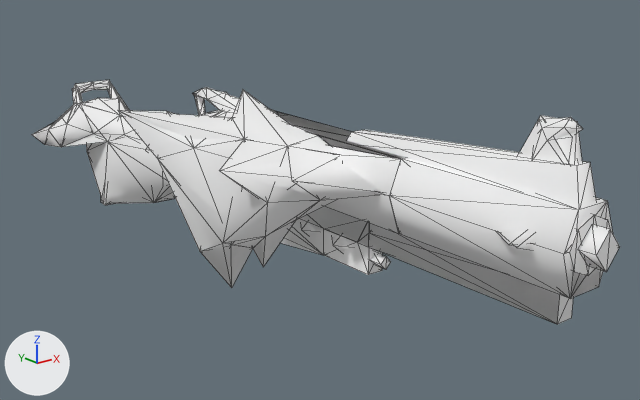
Renders of the glTF model docs/models/weapons/w04/013.glb from each side of a commit.
Camera for both pictures: a 50 mm lens placed at (-1.449, -2.355, 0.48), pointed at (0.099, -0.42, -0.295). Every picture has the same lights, and +X, +Y and +Z are marked at lower left. The first picture is the older version. Mesh edges are drawn as thin lines. Vertices at exactly the same position are counted once.

The older version as bpy lines, for what is in view:
```python
me_group_1 = bpy.data.meshes.new('Group[1]')
me_group_1.from_pydata(...)  # 115 vertices, 160 faces; spans x -0.125..0.125, y -1.441..-0.589, z -0.387..0.116
me_group_1.materials.append(mat_xfb__e_m00_hbg013)  # white #ffffff
me_group_100 = bpy.data.meshes.new('Group[100]')
me_group_100.from_pydata(...)  # 139 vertices, 258 faces; spans x -0.19..0.19, y -0.94..1.04, z -0.55..-0.01
me_group_100.materials.append(mat_xfb__e_m00_hbg013)  # white #ffffff
me_group_2 = bpy.data.meshes.new('Group[2]')
me_group_2.from_pydata(...)  # 38 vertices, 90 faces; spans x -0.471..-0.04, y -0.899..-0.319, z -0.507..0.075
me_group_2.materials.append(mat_xfb__e_m00_hbg013)  # white #ffffff
ob_group_1 = bpy.data.objects.new('Group[1]', me_group_1)
ob_group_1.location = (0.0, 0.0, 0.0)
ob_group_100 = bpy.data.objects.new('Group[100]', me_group_100)
ob_group_100.location = (0.0, 0.0, 0.0)
ob_group_2 = bpy.data.objects.new('Group[2]', me_group_2)
ob_group_2.location = (0.0, 0.0, 0.0)
# also in view: 'Group[0]' at (0.0, 0.05, -0.283)
```
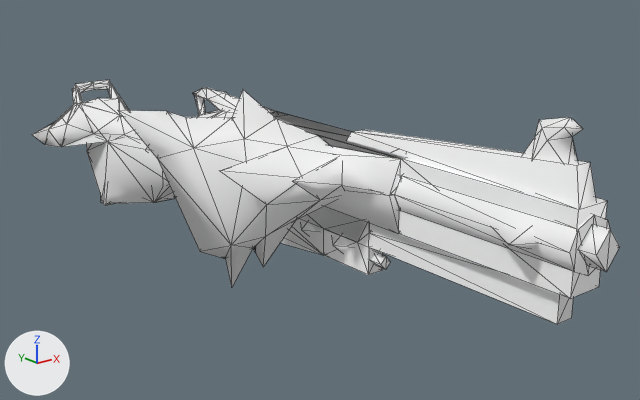
What differs and where, as boxes (x1, y1, x2, y2) in the pictures (640 x 400 px):
'Group[1]', reshaped: before (324, 115, 620, 324); after (324, 117, 620, 324)
'Group[2]', reshaped: before (118, 90, 382, 288); after (118, 90, 376, 287)
part 1 of me_group_1, deleted: before (518, 115, 582, 164)
part 2 of me_group_1, deleted: before (346, 132, 613, 324)
part 3 of me_group_2, deleted: before (118, 90, 382, 288)

What the commit changed:
me_group_1 is used by ob_group_1; location (0.0, 0.0, 0.0).
me_group_1 had 115 vertices, 160 faces and spanned x -0.125..0.125, y -1.441..-0.589, z -0.387..0.116.
me_group_1 now has 99 vertices, 126 faces and spans x -0.125..0.125, y -1.441..-0.589, z -0.387..0.116.
me_group_1 part 1: the loose piece of 6 vertices spanning x -0.015..0.015, y -1.357..-1.216, z 0.014..0.11 is deleted.
Part 2, on me_group_1:
10 vertices are removed from x -0.125..0.125, y -1.397..-0.904, z -0.159..-0.1.
28 faces are deleted.
me_group_2 is used by ob_group_2; location (0.0, 0.0, 0.0).
me_group_2 had 38 vertices, 90 faces and spanned x -0.471..-0.04, y -0.899..-0.319, z -0.507..0.075.
me_group_2 now has 33 vertices, 58 faces and spans x -0.471..-0.04, y -0.899..-0.319, z -0.507..0.075.
Part 3, on me_group_2:
5 vertices are removed from x -0.281..-0.043, y -0.637..-0.453, z -0.322..-0.053.
32 faces are deleted.
